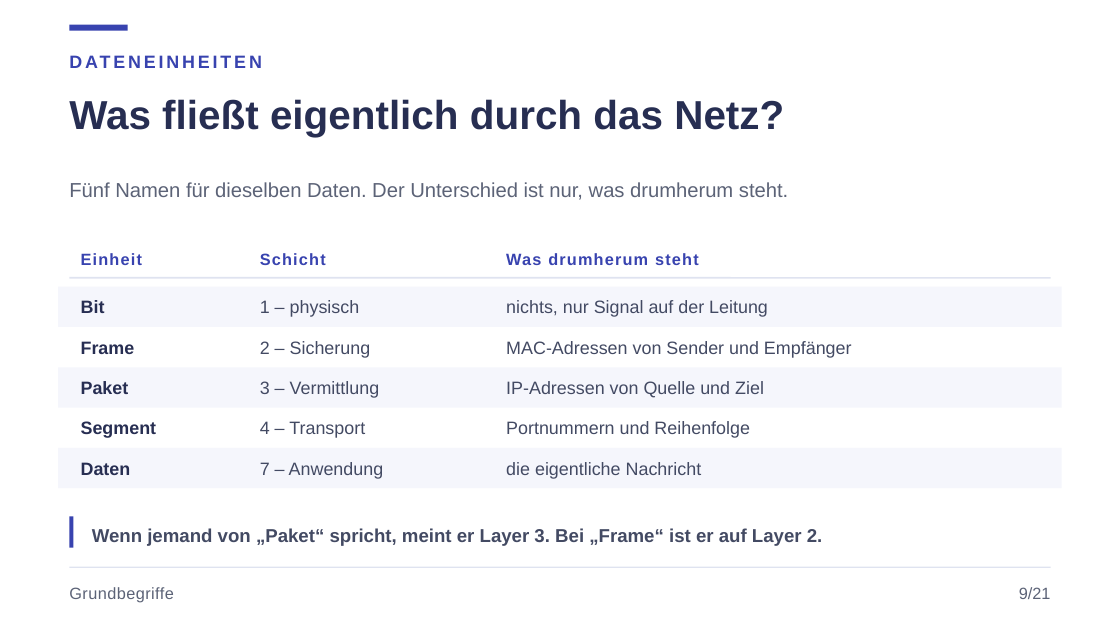
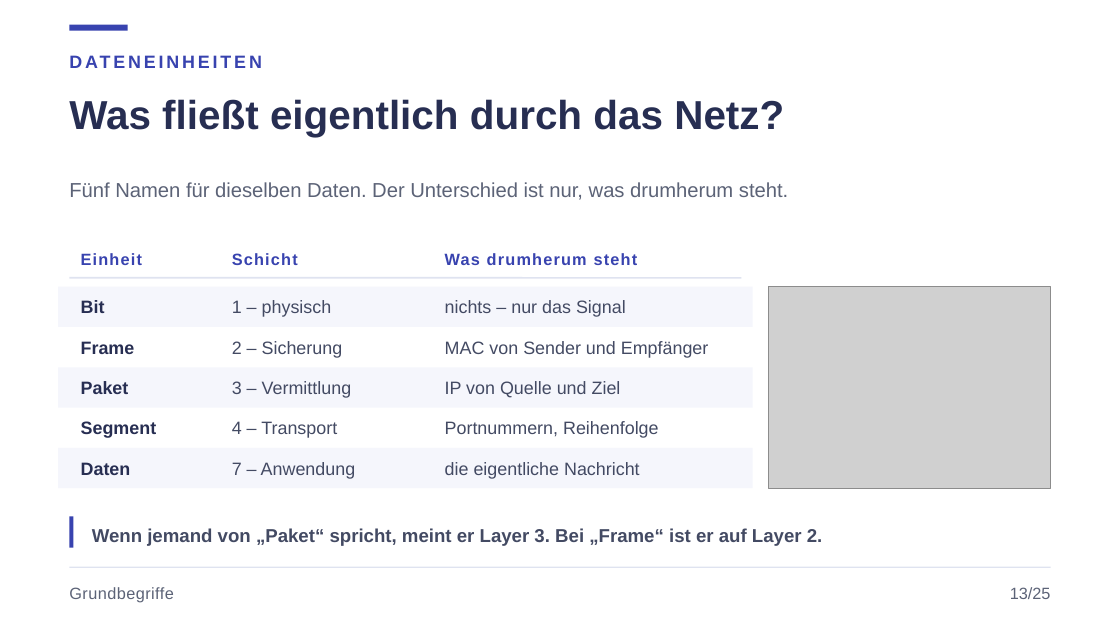
Before and after one commit to JacobMenge/kurs-unterlagen, a slide deck: slide 16 of folien/dist/01-netzwerke-grundlagen.pptx (slide 12 before the commit). Drawn at 1120x630 pixels with LibreOffice and Linux fonts; fonts in the diff are those of the drawing; grey boxes stand for pictures. Boxes give left, top, right and bottom in pixels: in the first picture for what was removed or moved away, otherwise in the second. Text is boxed around its words. In the diff, an @@ line names an element or a change of style, - is before the commit and + after.

```diff
--- a/folien/dist/01-netzwerke-grundlagen.pptx
+++ b/folien/dist/01-netzwerke-grundlagen.pptx
@@ text "Schicht": place and size @@
-text "Schicht" at box(260, 253, 326, 265)
+text "Schicht" at box(232, 253, 298, 265)
@@ text "Was drumherum steht": place and size @@
-text "Was drumherum steht" at box(506, 253, 699, 265)
+text "Was drumherum steht" at box(445, 253, 638, 265)
@@ rectangle: place and size @@
-rectangle at box(58, 287, 1062, 327)
+rectangle at box(58, 287, 753, 327)
@@ line moved from (69, 278) - (1051, 278) to (69, 278) - (741, 278) @@
@@ text "1 – physisch": place and size @@
-text "1 – physisch" at box(260, 300, 360, 317)
+text "1 – physisch" at box(232, 300, 332, 317)
@@ picture added at box(768, 287, 1051, 488) @@
@@ text "2 – Sicherung": place and size @@
-text "2 – Sicherung" at box(260, 341, 371, 358)
+text "2 – Sicherung" at box(232, 341, 343, 358)
@@ text at box(445, 300, 626, 317): text changed @@
-nichts, nur Signal auf der Leitung
+nichts – nur das Signal
@@ text at box(445, 341, 709, 358): text changed @@
-MAC-Adressen von Sender und Empfänger
+MAC von Sender und Empfänger
@@ rectangle: place and size @@
-rectangle at box(58, 367, 1062, 408)
+rectangle at box(58, 367, 753, 408)
@@ text "3 – Vermittlung": place and size @@
-text "3 – Vermittlung" at box(260, 381, 380, 398)
+text "3 – Vermittlung" at box(232, 381, 352, 398)
@@ text at box(445, 381, 621, 398): text changed @@
-IP-Adressen von Quelle und Ziel
+IP von Quelle und Ziel
@@ text "4 – Transport": place and size @@
-text "4 – Transport" at box(260, 421, 365, 438)
+text "4 – Transport" at box(232, 421, 337, 438)
@@ rectangle: place and size @@
-rectangle at box(58, 448, 1062, 488)
+rectangle at box(58, 448, 753, 488)
@@ text "7 – Anwendung": place and size @@
-text "7 – Anwendung" at box(260, 462, 384, 479)
+text "7 – Anwendung" at box(232, 462, 356, 479)
@@ text "die eigentliche Nachricht": place and size @@
-text "die eigentliche Nachricht" at box(506, 462, 702, 479)
+text "die eigentliche Nachricht" at box(445, 462, 640, 479)
@@ text at box(445, 421, 659, 438): text changed @@
-Portnummern und Reihenfolge
+Portnummern, Reihenfolge
@@ text at box(1010, 587, 1051, 599): text changed @@
-9/21
+13/25
```
Also in this commit, not shown: 19 other slides changed, 5 slides added, 1 slide removed, 3 other files.
